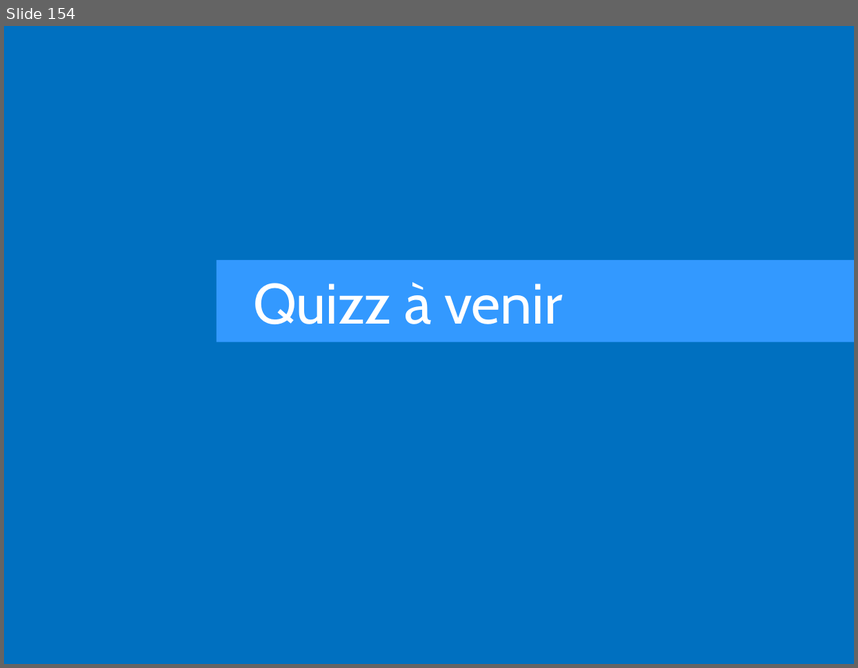
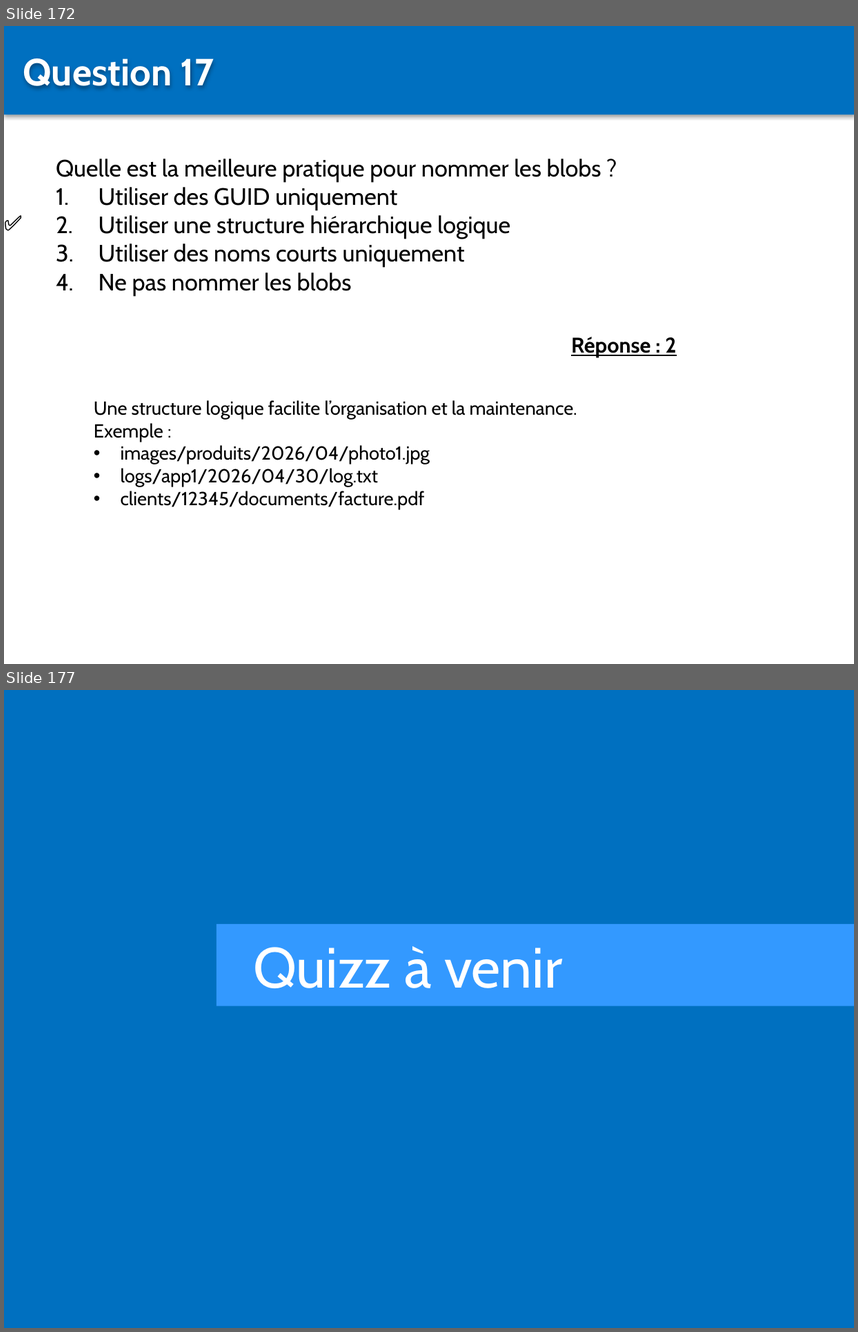
Before and after one commit to Sybaris-Classroom/az-204, a slide deck: Quiz/Quiz.pptx. Shown one above the other, each under a label of ours: slide 154 before the commit, slides 172 and 177 after it; the slides between them are not shown. The pictures are 858x668 and 858x1332 pixels, drawn with LibreOffice and Linux fonts; fonts in the diff are those of the drawing. Boxes give left, top, right and bottom in pixels: in the first picture for what was removed or moved away, otherwise in the second. Text is boxed around its words. In the diff, an @@ line names an element or a change of style, - is before the commit and + after.

```diff
--- a/Quiz/Quiz.pptx
+++ b/Quiz/Quiz.pptx
@@ slide 172 added at [4, 26, 854, 664], background #FFFFFF @@
@@ rectangle added at [4, 26, 854, 114], fill #0070C0 @@
@@ text added at [23, 58, 214, 88], 32 pt, text #FFFFFF, bold @@
+Question 17
@@ text added at [56, 158, 602, 296], 20 pt, text #000000 @@
+Quelle est la meilleure pratique pour nommer les blobs ?
+1. Utiliser des GUID uniquement
+2. Utiliser une structure hiérarchique logique
+3. Utiliser des noms courts uniquement
+4. Ne pas nommer les blobs
@@ text added at [4, 205, 47, 239], 18 pt, text #000000, bold @@
+✅
@@ text added at [571, 336, 676, 357], 18 pt, text #000000, bold, underline @@
+Réponse : 2
@@ text added at [94, 400, 577, 509], 16 pt, text #000000 @@
+Une structure logique facilite l’organisation et la maintenance.
+Exemple :
+• images/produits/2026/04/photo1.jpg
+• logs/app1/2026/04/30/log.txt
+• clients/12345/documents/facture.pdf
@@ what was slide 154 is now slide 177 @@
```
Also in this commit, not shown: 22 other slides added, 8 other files.
